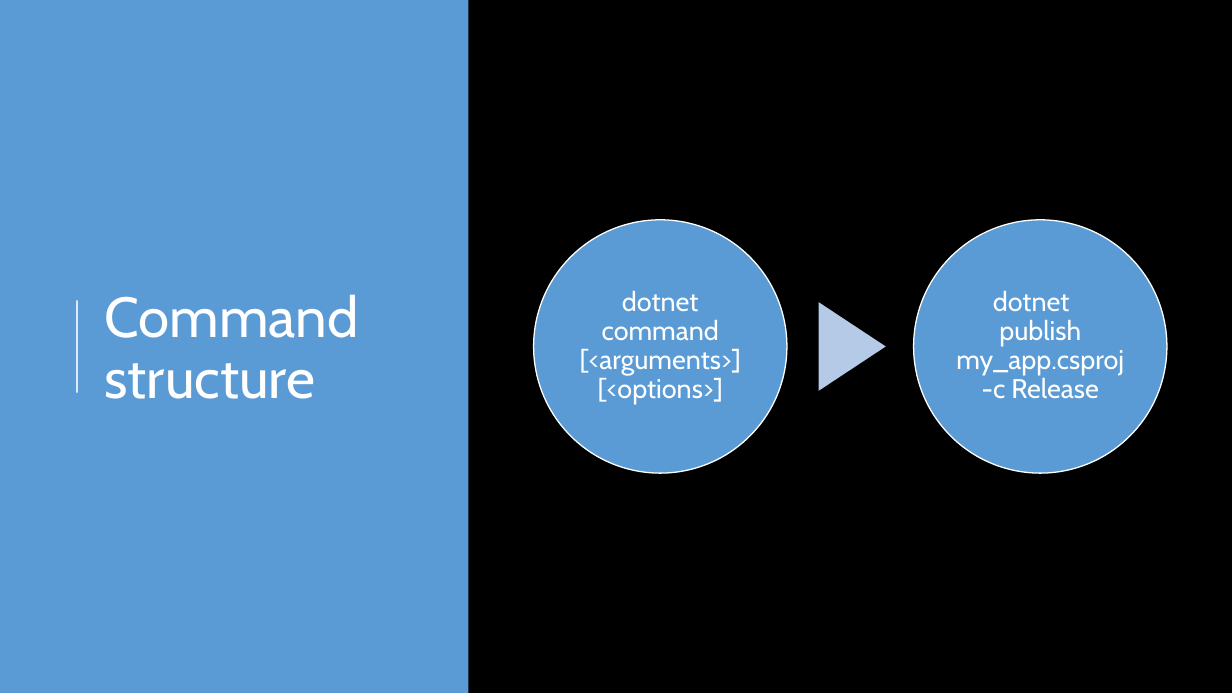
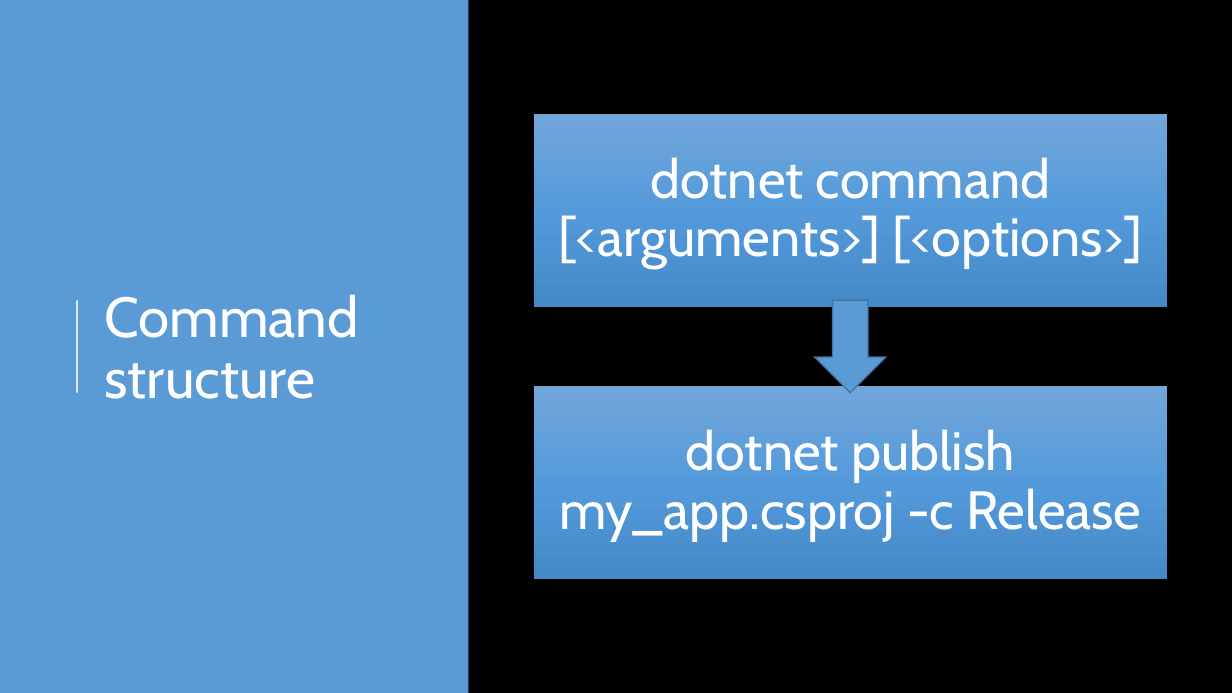
Before and after one commit to scottaddie/slide-decks, a slide deck: slide 4 of Tour de .NET Core CLI.pptx. Drawn at 1232x693 pixels with LibreOffice and Linux fonts; fonts in the diff are those of the drawing. Boxes give left, top, right and bottom in pixels: in the first picture for what was removed or moved away, otherwise in the second. Text is boxed around its words. In the diff, an @@ line names an element or a change of style, - is before the commit and + after.

Commit message:
Minor tweaks

```diff
--- a/Tour de .NET Core CLI.pptx
+++ b/Tour de .NET Core CLI.pptx
@@ text "dotnet command [<arguments>] [<options>]": place and size @@
-text "dotnet command [<arguments>] [<options>]" at box(580, 291, 741, 405)
+text "dotnet command [<arguments>] [<options>]" at box(558, 157, 1142, 269)
@@ text "dotnet command [<arguments>] [<options>]" at box(558, 157, 1142, 269): size 21 to 42 pt; more space between paragraphs @@
@@ rectangle added at box(534, 114, 1167, 307), fill gradient #71A6DB to #559BDB to #448ACA @@
@@ ellipse removed at box(534, 220, 787, 473) @@
@@ ellipse removed at box(914, 220, 1167, 473) @@
@@ down arrow added at box(815, 300, 886, 393), fill #5B9BD5, outline #43739E 1 pt @@
@@ triangle removed at box(818, 303, 886, 391) @@
@@ text "dotnet publish my_app.csproj -c Release" at box(559, 429, 1141, 541): size 21 to 42 pt; more space between paragraphs @@
@@ text "dotnet publish my_app.csproj -c Release": place and size @@
-text "dotnet publish my_app.csproj -c Release" at box(956, 291, 1124, 398)
+text "dotnet publish my_app.csproj -c Release" at box(559, 429, 1141, 541)
@@ rectangle added at box(534, 386, 1167, 579), fill gradient #71A6DB to #559BDB to #448ACA @@
```
Also in this commit, not shown: 1 slide added.
